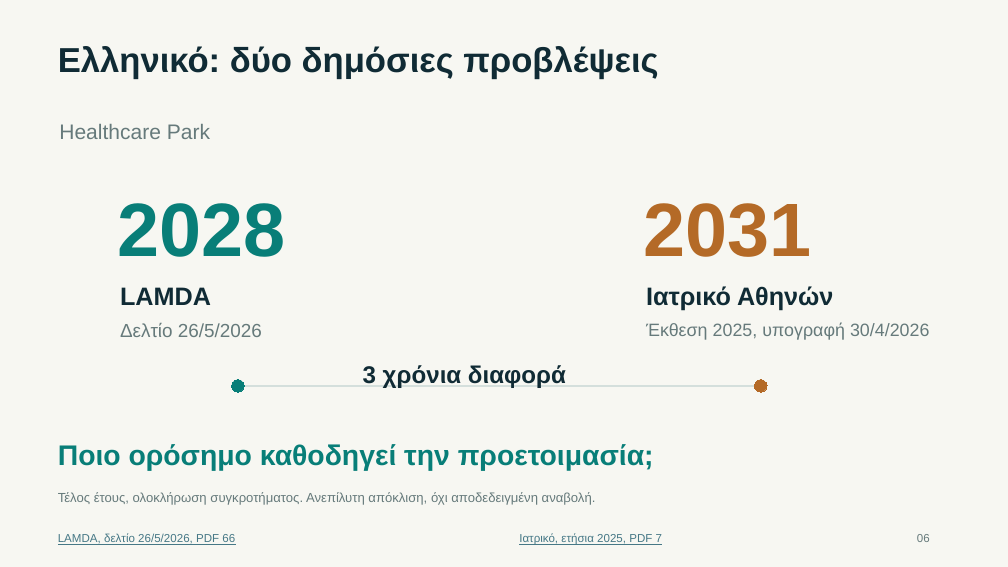
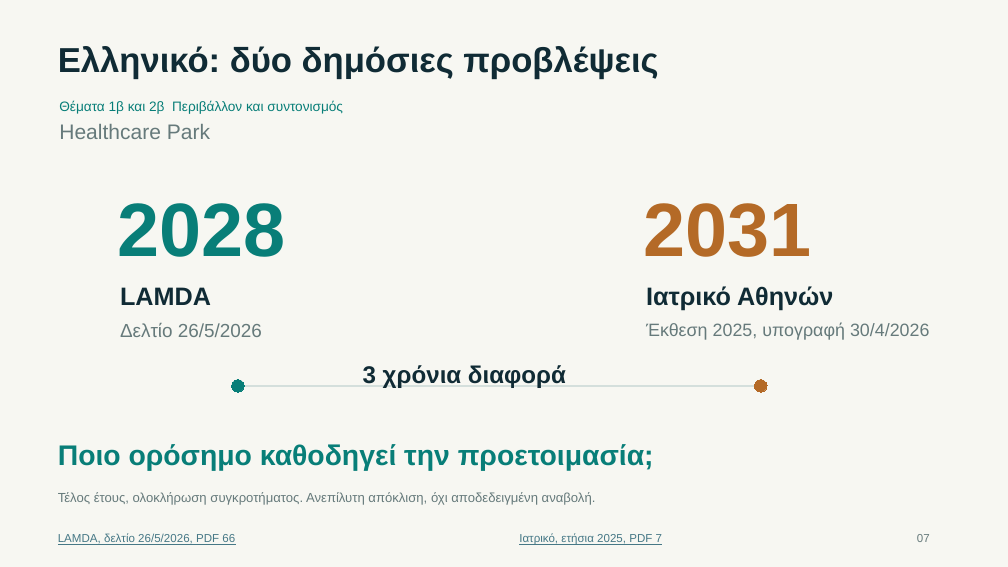
Before and after one commit to jtzach/iatriko-athinon-management, a slide deck: slide 7 of writing/CEO-Ιατρικό-Αθηνών-3-Ευρήματα.pptx (slide 6 before the commit). Drawn at 1008x567 pixels with LibreOffice and Linux fonts; fonts in the diff are those of the drawing. Boxes give left, top, right and bottom in pixels: in the first picture for what was removed or moved away, otherwise in the second. Text is boxed around its words. In the diff, an @@ line names an element or a change of style, - is before the commit and + after.

```diff
--- a/writing/CEO-Ιατρικό-Αθηνών-3-Ευρήματα.pptx
+++ b/writing/CEO-Ιατρικό-Αθηνών-3-Ευρήματα.pptx
@@ text added at bbox=[59, 100, 343, 114], 13 pt, text #087E78 @@
+Θέματα 1β και 2β Περιβάλλον και συντονισμός
@@ text at bbox=[917, 534, 930, 542]: text changed @@
-06
+07
```
Also in this commit, not shown: 10 other slides changed, 4 slides added, 1 slide removed, 23 other files.
